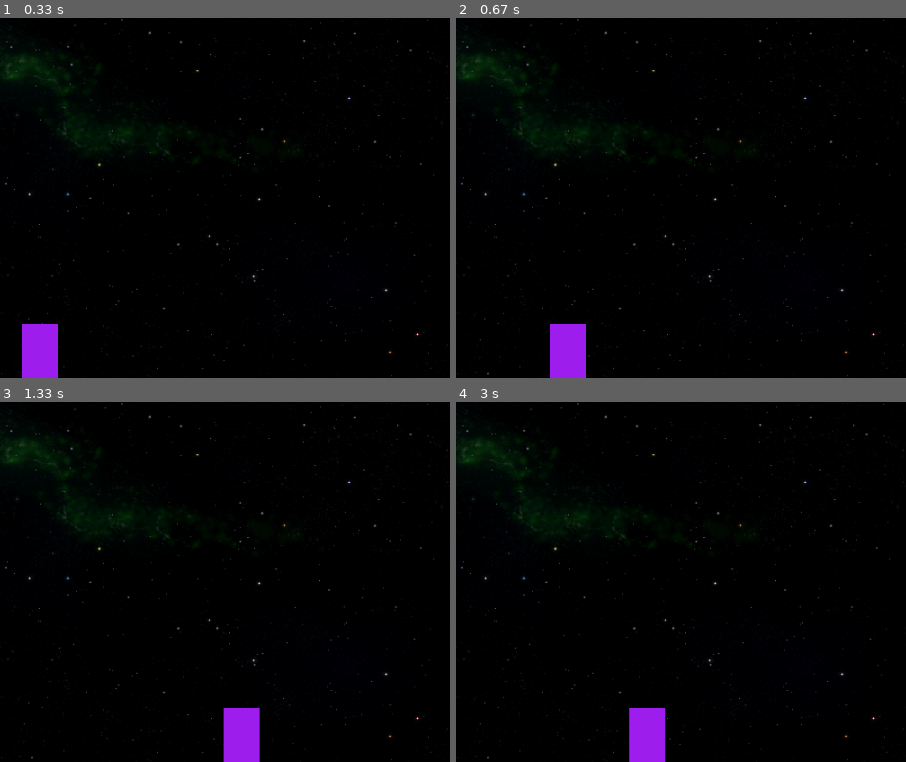
Above: before the commit, frames 1-4 (two rows, left to right).
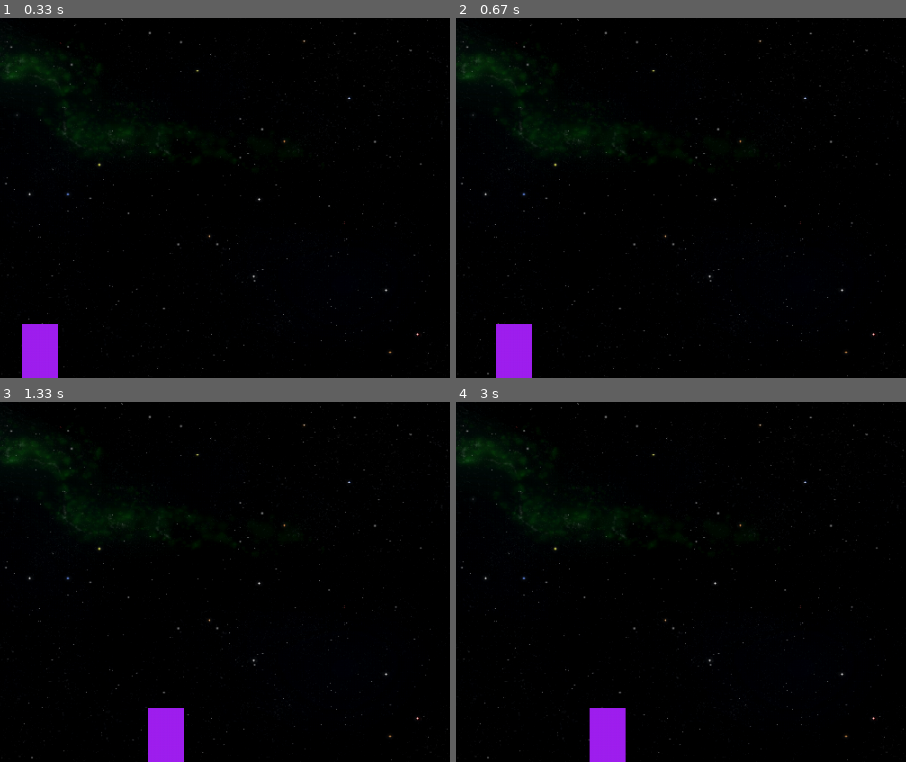
Above: after the commit, the same moments.

Repository: AmirmasoudCS/Pygame-Course
Game: pygame game, started from project_01/main.py
Same seed, same stepped clock (60 frames per second), same inputs: the game is played once before the commit and once after it.
Inputs:
- Up to frame 1 (0.33 s): no input
- Up to frame 2 (0.67 s): hold A from 0.33 s (still down); hold Right from 0.33 s (still down)
- Up to frame 3 (1.33 s): release A at 0.8 s; release Right at 0.8 s; hold Right 0.83-1.3 s
- Up to frame 4 (3 s): hold D 1.33-1.8 s; hold Left 1.83-2.37 s; hold A 2.4-2.8 s; hold Right from 2.83 s (still down)
The pictures show only the part of the screen within x 48-98%, y 50-100%; the shares and areas given below are measured in that part.

Frame 1 is identical in both runs. In frame 2, 2.4% of the frame differs, in the area x 8-29%, y 85-100%; in frame 3, 2.4%; in frame 4, 2.5%, in the area x 29-47%, y 85-100%.

Commit message:
Adding two more key movements to the character movements

Diff:
--- a/project_01/main.py
+++ b/project_01/main.py
@@ -34,10 +34,10 @@
 
         keys = pygame.key.get_pressed()
 
-        if keys[pygame.K_LEFT]:
+        if keys[pygame.K_LEFT] or keys[pygame.K_a]:
             player.x -= PLAYER_VEL
 
-        if keys[pygame.K_RIGHT]:
+        if keys[pygame.K_RIGHT] or keys[pygame.K_d]:
             player.x += PLAYER_VEL
 
         draw(player)
